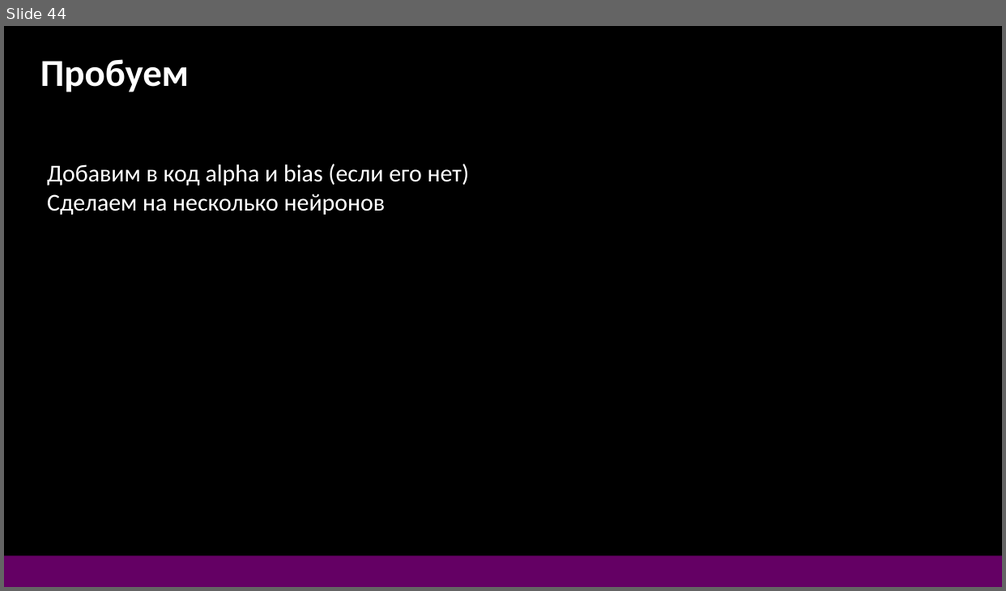
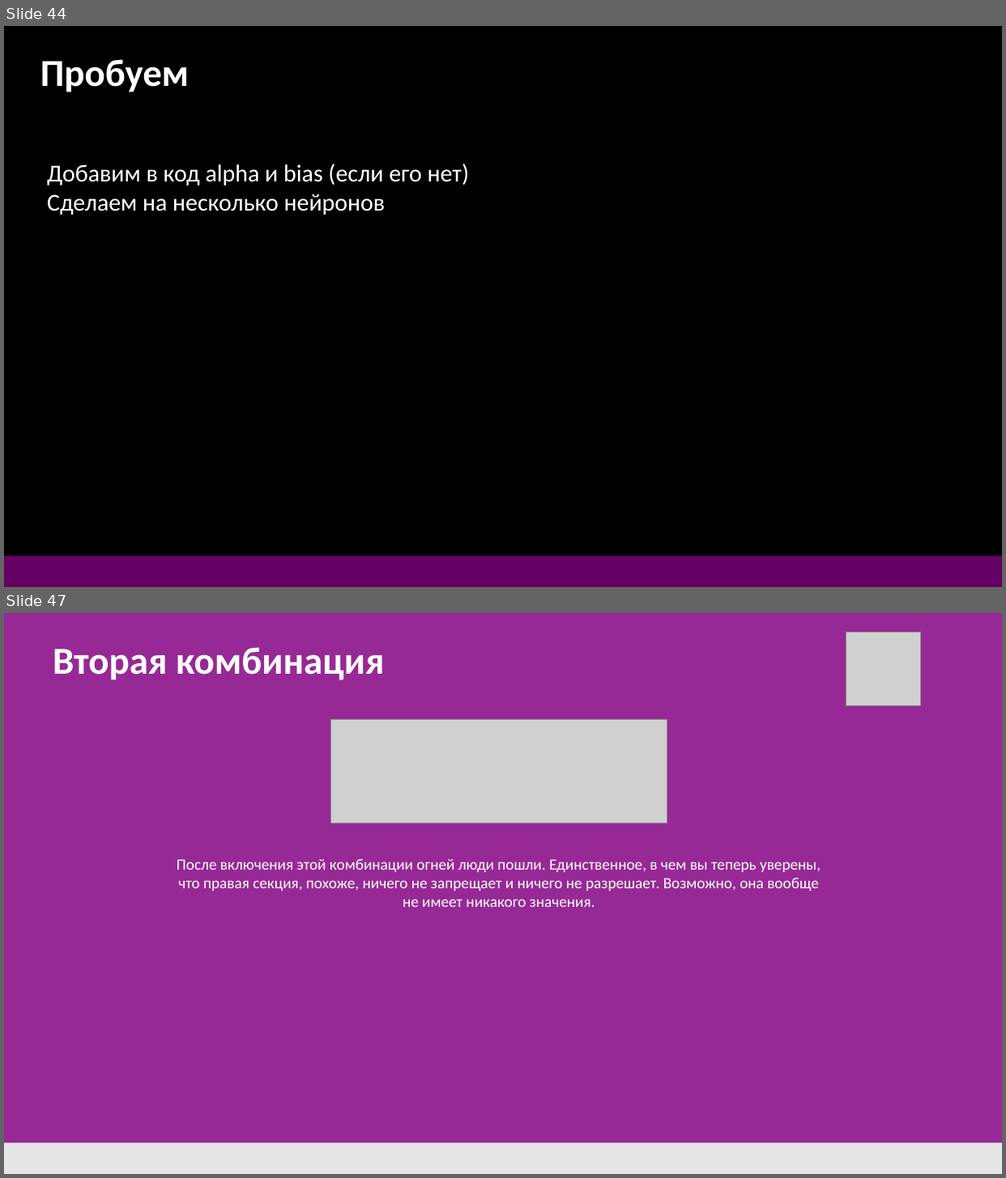
Before and after one commit to DonRobot-all/ML, a slide deck: 1. ML first 28.pptx. Shown one above the other, each under a label of ours: slide 44 before the commit, slides 44 and 47 after it; the slides between them are not shown. The pictures are 1006x591 and 1006x1178 pixels, drawn with LibreOffice and Linux fonts; fonts in the diff are those of the drawing; grey boxes stand for pictures. Boxes give left, top, right and bottom in pixels: in the first picture for what was removed or moved away, otherwise in the second. Text is boxed around its words. In the diff, an @@ line names an element or a change of style, - is before the commit and + after.

```diff
--- a/1. ML first 28.pptx
+++ b/1. ML first 28.pptx
@@ slide 47 added at (4, 613, 1002, 1174), background #972996 @@
@@ picture added at (846, 632, 921, 705) @@
@@ text added at (53, 647, 384, 680), 44 pt, text #FFFFFF, bold @@
+Вторая комбинация
@@ picture added at (330, 719, 667, 823) @@
@@ text added at (177, 859, 820, 907), 18 pt, text #FFFFFF @@
+После включения этой комбинации огней люди пошли. Единственное, в чем вы теперь уверены, что правая секция, похоже, ничего не запрещает и ничего не разрешает. Возможно, она вообще не имеет никакого значения.
@@ rectangle added at (4, 1143, 1002, 1174), fill #E6E6E6 @@
```
Also in this commit, not shown: 7 other slides added, 3 other files.
